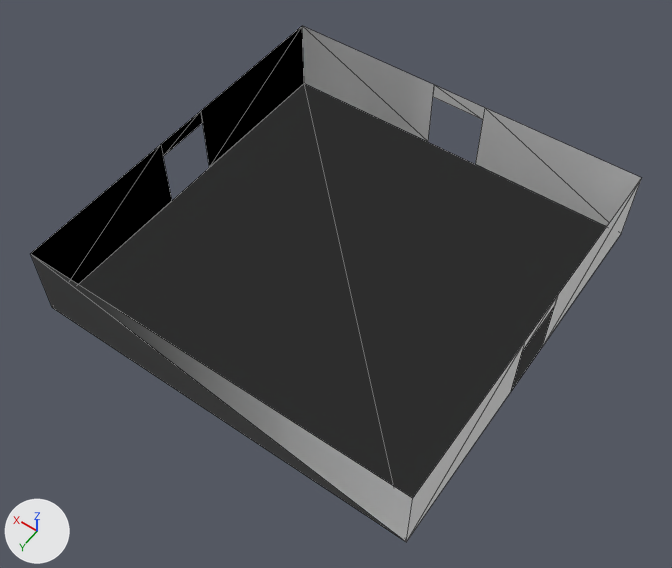
The OBJ model assets/rooms/room_13.obj: old version first, new version second.
Camera for both pictures: a camera (50 mm lens) standing at (-0.817, 1.184, 1.781) and looking at (-0.025, 0.076, 0.04). Every picture has the same lights, and +X, +Y and +Z are marked at lower left. The picture after the commit comes second. Mesh edges are drawn as thin lines. Where no turn or scale is listed for an object, it has been applied to the vertices. Vertices at exactly the same position are counted once.

In view in the first picture: 'room_13'.
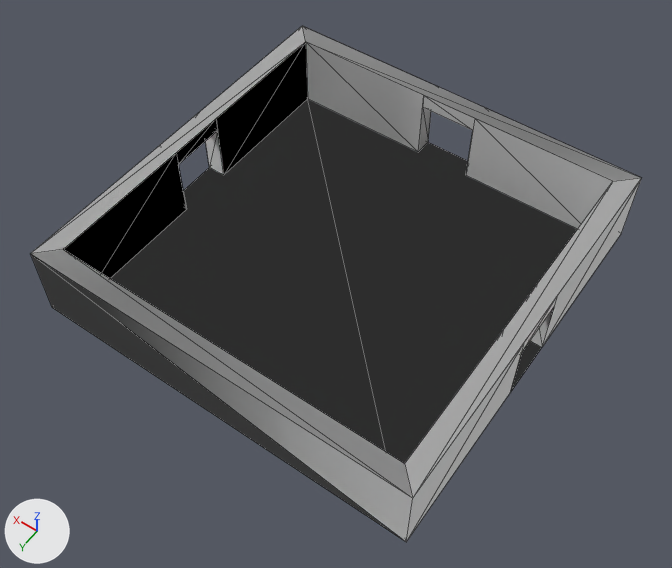
Edits to the bpy script that builds the scene:
```text
Add mat_exterior:
    mat_exterior = principled_material('exterior')
    mat_exterior.base_color = (0.8, 0.8, 0.8)  # white #e7e7e7
    mat_exterior.roughness = 1.0
Change me_room_13:
    used by ob_room_13; location = (0.0, 0.0, 0.0)
    remove me_room_13.from_pydata(...)  # 26 vertices, 22 faces; spans x -0.5..0.5, y -0.5..0.5, z 0.0..0.2
    add me_room_13.from_pydata(...)  # 52 vertices, 68 faces; spans x -0.5..0.5, y -0.5..0.5, z 0.0..0.2
    me_room_13 part 1
    26 vertices are added at x -0.45..0.45, y -0.45..0.45, z 0.0..0.2
    38 new faces join them, mat_interior (white #e7e7e7)
    8 new faces join them, mat_exterior (white #e7e7e7)
    add me_room_13.materials.append(mat_exterior)  # white #e7e7e7
```

Changed parts and their boxes (x1, y1, x2, y2) in the pictures (672 x 568 px):
part 1 of me_room_13, added: after (31, 26, 641, 498)
